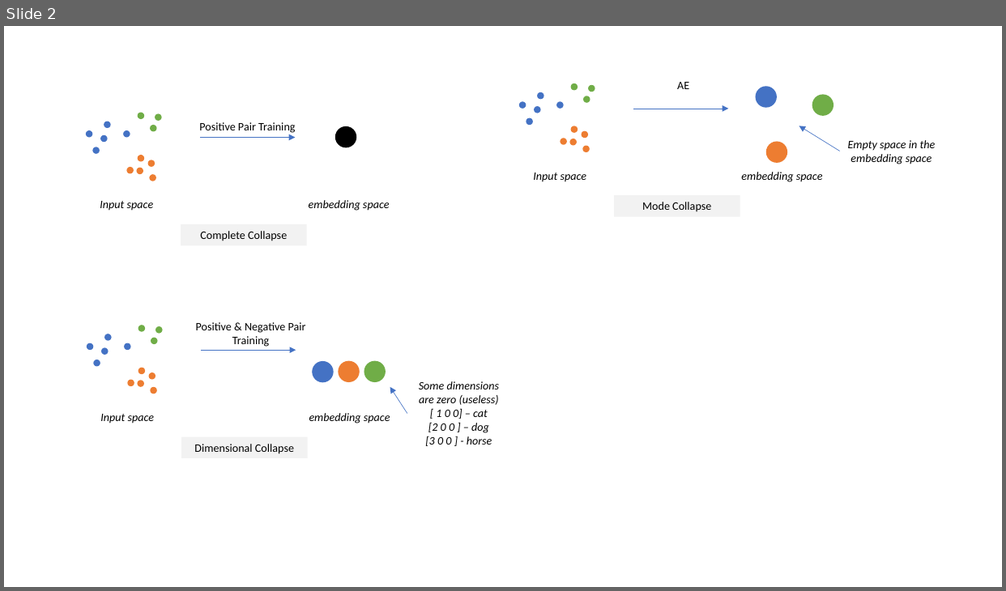
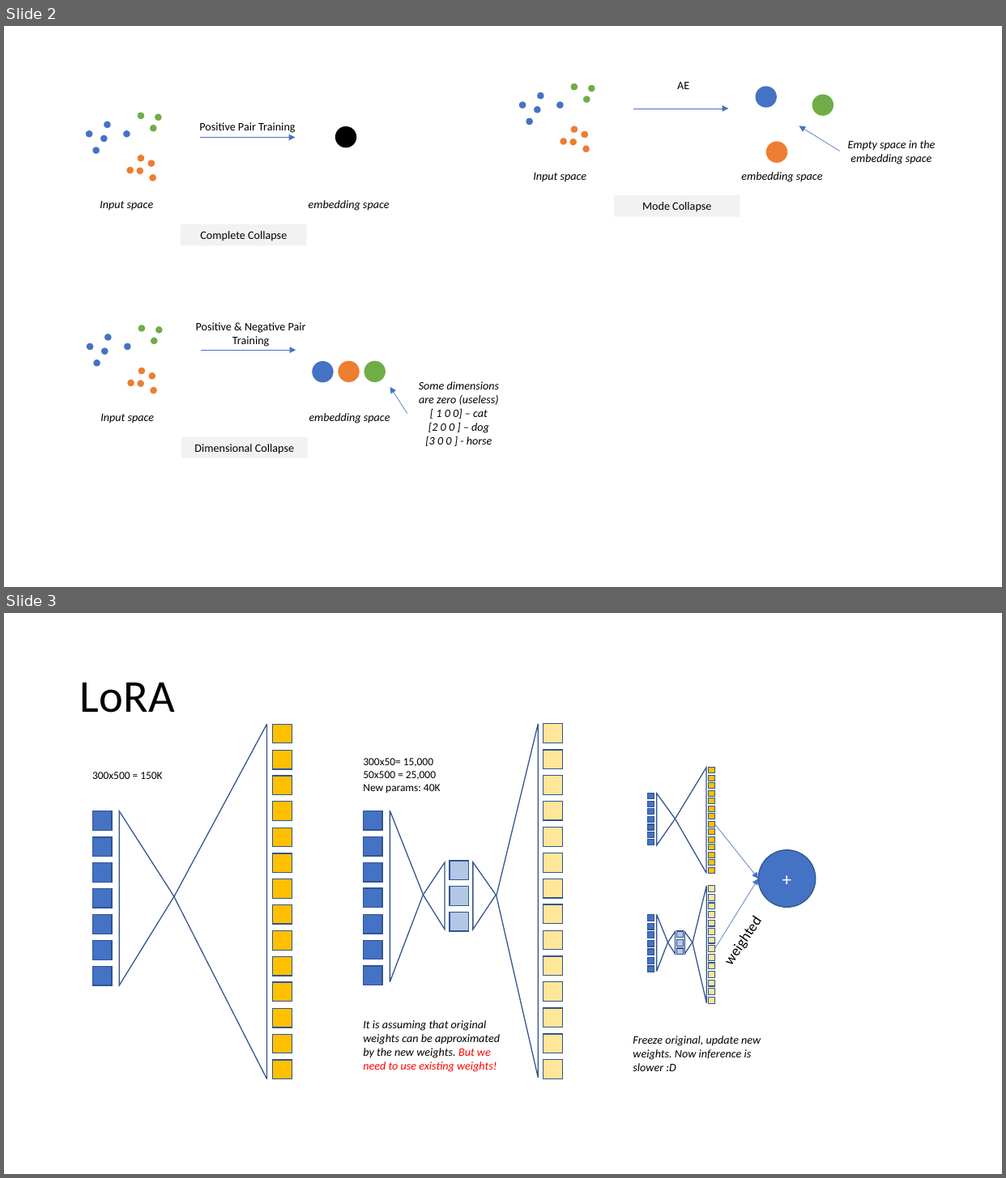
Before and after one commit to adhocmaster/ml-from-scratch, a slide deck: my-tutorials/Representation Learning.pptx. Shown one above the other, each under a label of ours: slide 2 before the commit, slides 2 and 3 after it. The pictures are 1006x591 and 1006x1178 pixels, drawn with LibreOffice and Linux fonts; fonts in the diff are those of the drawing. Boxes give left, top, right and bottom in pixels: in the first picture for what was removed or moved away, otherwise in the second. Text is boxed around its words. In the diff, an @@ line names an element or a change of style, - is before the commit and + after.

```diff
--- a/my-tutorials/Representation Learning.pptx
+++ b/my-tutorials/Representation Learning.pptx
@@ slide 3 added at [4, 613, 1002, 1174], background #FFFFFF @@
@@ title added at [80, 682, 175, 713], 44 pt, text #000000 @@
+LoRA
@@ group added at [92, 724, 292, 1080]: 21 rectangles, 2 triangles @@
@@ text added at [363, 758, 441, 794], 10.5 pt, text #000000 @@
+300x50= 15,000
+50x500 = 25,000
+New params: 40K
@@ text added at [92, 772, 162, 779], 10.5 pt, text #000000 @@
+300x500 = 150K
@@ group added at [648, 767, 715, 874]: 21 rectangles, 2 triangles @@
@@ arrow added from (715, 824) to (759, 879), #4472C4 0.5 pt @@
@@ ellipse added at [759, 850, 816, 907], fill #4472C4, outline #325491 1 pt, 18 pt, text #FFFFFF @@
++
@@ group added at [364, 724, 563, 1080]: 24 rectangles, 4 triangles @@
@@ arrow added from (715, 949) to (759, 879), #4472C4 0.5 pt @@
@@ text added at [712, 888, 784, 977], 14 pt, text #000000 @@
+weighted
@@ group added at [648, 886, 715, 1003]: 24 rectangles, 4 triangles @@
@@ text added at [363, 1020, 500, 1072], 11 pt, text #000000, italic @@
+It is assuming that original weights can be approximated by the new weights. But we need to use existing weights!
@@ text added at [633, 1036, 761, 1071], 11 pt, text #000000, italic @@
+Freeze original, update new weights. Now inference is slower :D
```
